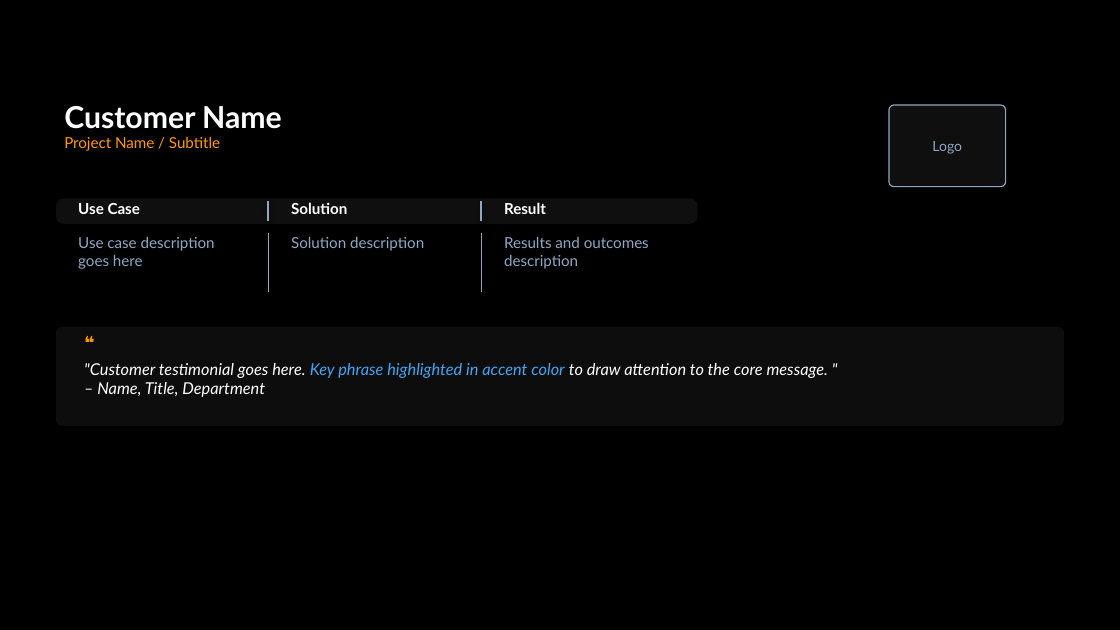
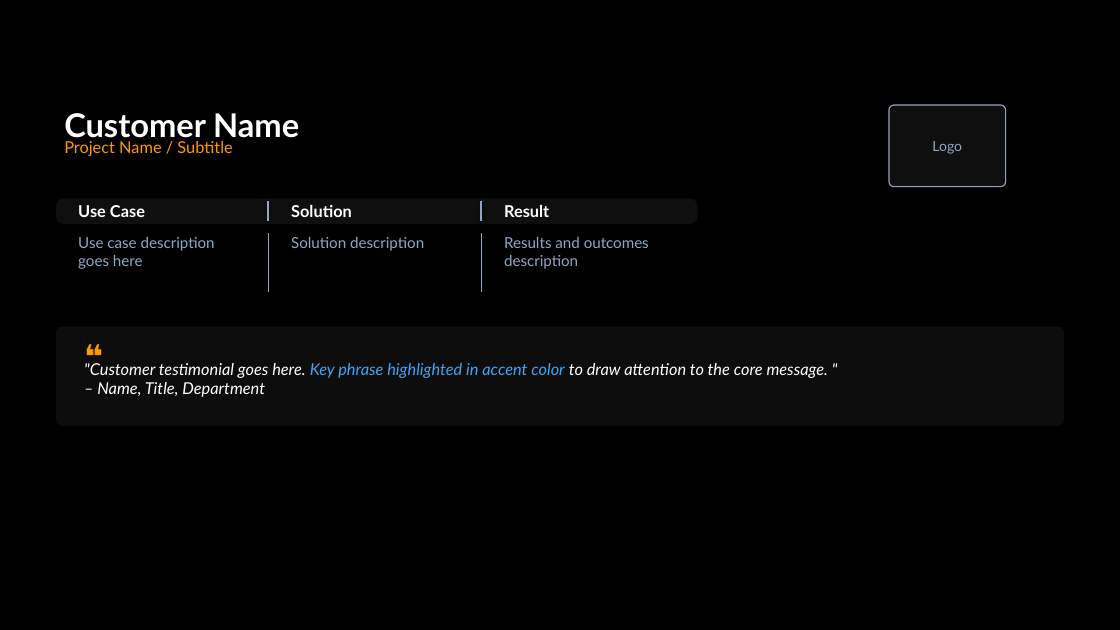
Before and after one commit to aws-samples/sample-spec-driven-presentation-maker, a slide deck: slide 12 of skill/references/examples/patterns.pptx. Drawn at 1120x630 pixels with LibreOffice and Linux fonts; fonts in the diff are those of the drawing. Boxes give left, top, right and bottom in pixels: in the first picture for what was removed or moved away, otherwise in the second. Text is boxed around its words. In the diff, an @@ line names an element or a change of style, - is before the commit and + after.

```diff
--- a/skill/references/examples/patterns.pptx
+++ b/skill/references/examples/patterns.pptx
@@ text "Customer Name" at (64,113,299,143): size 25.9 to 28 pt; line spacing 0.8 to 1 @@
@@ text "Project Name / Subtitle" at (64,141,232,156): size 12.9 to 14 pt; line spacing 0.8 to 1 @@
@@ size 12.9 to 14 pt; line spacing 0.9 to 1 in 3 elements at (78,205,145,217), (291,205,352,217), (504,205,549,217) @@
@@ text "❝" at (76,335,134,359): size 15.4 to 28 pt; line spacing 0.8 to 1 @@
```
Also in this commit, not shown: 7 other slides changed, 4 slides added.
